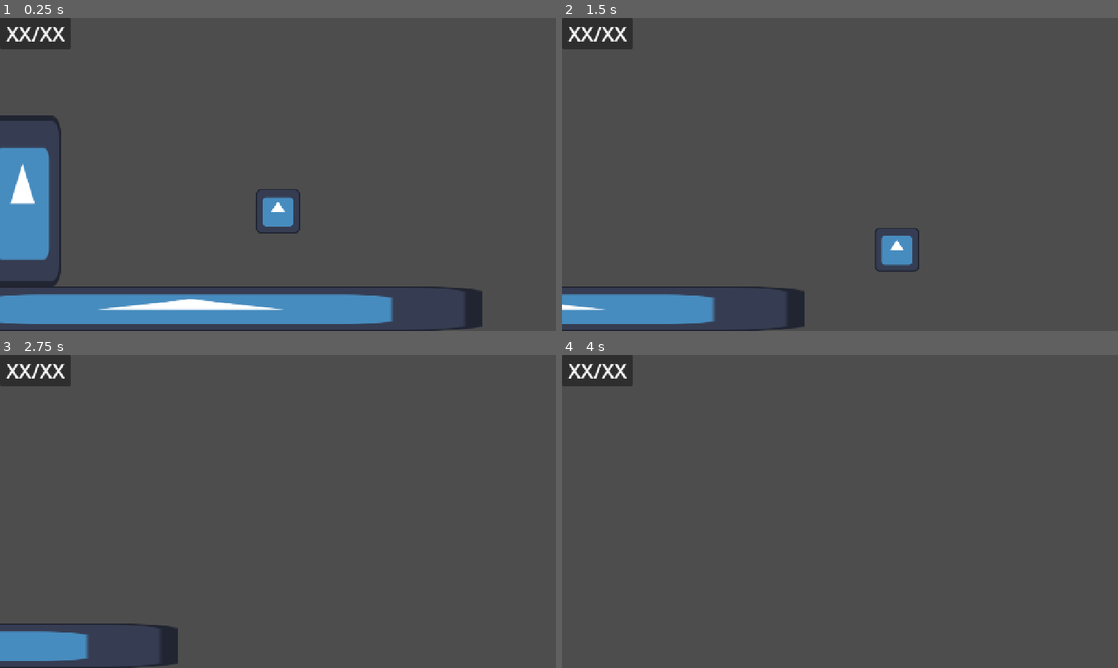
Above: before the commit, frames 1-4 (two rows, left to right).
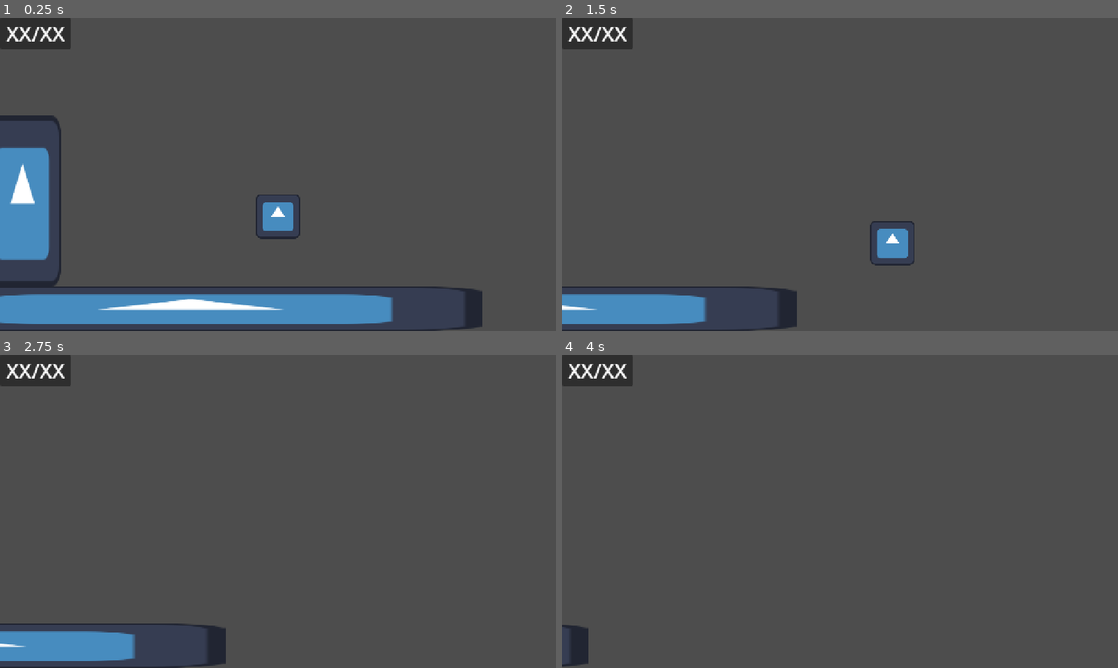
Above: after the commit, the same moments.

Repository: VodkaNaLogica/Desafio-250926
Game: Godot game, scene res://main.tscn
Same seed, same stepped clock (60 frames per second), same inputs: the game is played once before the commit and once after it. The engine's default icon, where the game draws it, is replaced by a stand-in: a white triangle on a blue panel in a dark square.
Inputs:
- Up to frame 1 (0.25 s): no input
- Up to frame 2 (1.5 s): hold Shift (ui_shift, bound only after the commit) 0.53-1.28 s; hold Right (ui_right) from 0.53 s (still down); tap Up (ui_up) at 0.77 s; tap Shift (ui_shift, bound only after the commit) at 1.35 s
- Up to frame 3 (2.75 s): tap Up (ui_up) at 1.52 s; release Right (ui_right) at 2.03 s; hold Left (ui_left) from 2.03 s (still down); hold Shift (ui_shift, bound only after the commit) from 2.03 s (still down)
- Up to frame 4 (4 s): release Left (ui_left) at 2.78 s; release Shift (ui_shift, bound only after the commit) at 2.78 s; hold Right (ui_right) from 2.78 s (still down); tap Shift (ui_shift, bound only after the commit) at 2.85 s; tap Up (ui_up) at 3.02, 3.77 s; hold Shift (ui_shift, bound only after the commit) from 3.53 s (still down)

The runs differ from the first frame. In frame 1, 0.4% of the frame differs, in the area x 46-54%, y 54-71%; in frame 2, 1.2%; in frame 3, 1.9%, in the area x 0-41%, y 85-100%; in frame 4, 0.5%.

Commit message:
versão estavel-1 dos primeiros testes

Diff:
--- a/LEIA-ME.gd
+++ /dev/null
@@ -1,6 +0,0 @@
-Preciso definir sobre o que vai ser o jogo estou mais inclinado a escolher plataforma mas
-variar no estilo de jogo como um *visto de cima*, sem ser copia de mario ta bom.
-
-1. não ser tão simples
-2. ter pelo menos fases ou um bom numero de telas/ mapa grandinho
-3.
--- a/Player/playerMovement.gd
+++ b/Player/player.gd
@@ -1,30 +1,32 @@
 extends CharacterBody2D
 
-const SPEED = 900.0
-const JUMP_FORCE = -400.0
+const JUMP_FORCE = -600.0
+
+@onready var hud: Control = $"../CanvasLayer/HUD"
 
 var contador: int = 0
 
-@onready var hud = $"../CanvasLayer/HUD"
-
 func _physics_process(delta: float) -> void:
 	if not is_on_floor():
-		velocity += get_gravity() * delta
+		velocity += get_gravity() * delta * 1.5
 
 	if Input.is_action_just_pressed("ui_up") and is_on_floor():
 		velocity.y = JUMP_FORCE
 
 	var direction := Input.get_axis("ui_left", "ui_right")
+	var running = Input.is_action_pressed("ui_shift")
+	var BASE_SPEED = 950.0 if running else 680.0
+
 	if direction:
-		velocity.x = direction * SPEED
+		velocity.x = direction * BASE_SPEED
 	else:
-		velocity.x = move_toward(velocity.x, 0, SPEED)
+		velocity.x = move_toward(velocity.x, 0, BASE_SPEED)
 
 	move_and_slide()
 
 func _on_area_2d_body_entered(body: Node2D) -> void:
 	if body == self:
-		var limite = 2
+		var limite: int = 2
 		if contador > limite-1:
 			if contador == limite:
 				global_scale = 1.5 * global_scale
--- a/Player/player.tscn
+++ b/Player/player.tscn
@@ -1,6 +1,6 @@
 [gd_scene format=3 uid="uid://bf2yqehpf4hpx"]
 
-[ext_resource type="Script" uid="uid://px5xojn6pvgk" path="res://Player/playerMovement.gd" id="1_4ntmi"]
+[ext_resource type="Script" uid="uid://px5xojn6pvgk" path="res://Player/player.gd" id="1_4ntmi"]
 [ext_resource type="Texture2D" uid="uid://cvq8t6gfns3r7" path="res://icon.svg" id="1_l8h54"]
 
 [sub_resource type="RectangleShape2D" id="RectangleShape2D_0vtqy"]
--- a/main.tscn
+++ b/main.tscn
@@ -6,10 +6,10 @@
 [ext_resource type="PackedScene" uid="uid://0l56jt3gsr0v" path="res://hud.tscn" id="4_1bvp3"]
 
 [sub_resource type="RectangleShape2D" id="RectangleShape2D_h2yge"]
-size = Vector2(228, 497.5)
+size = Vector2(29, 497.5)
 
 [sub_resource type="RectangleShape2D" id="RectangleShape2D_0xm2m"]
-size = Vector2(1683.5, 129)
+size = Vector2(1683.5, 128)
 
 [node name="Node2D" type="Node2D" unique_id=379288749]
 
@@ -26,7 +26,7 @@
 [node name="Area2D" type="Area2D" parent="StaticBody2D" unique_id=1228336360]
 
 [node name="CollisionShape2D2" type="CollisionShape2D" parent="StaticBody2D/Area2D" unique_id=1556353345]
-position = Vector2(294, 398)
+position = Vector2(293.5, 398)
 shape = SubResource("RectangleShape2D_h2yge")
 
 [node name="Sprite2D" type="Sprite2D" parent="StaticBody2D/Area2D" unique_id=1351603212]
@@ -36,7 +36,7 @@
 texture = ExtResource("1_0xm2m")
 
 [node name="CollisionShape2D" type="CollisionShape2D" parent="StaticBody2D" unique_id=1312711389]
-position = Vector2(777.75, 706.5)
+position = Vector2(777.75, 707)
 shape = SubResource("RectangleShape2D_0xm2m")
 
 [node name="Sprite2D" type="Sprite2D" parent="StaticBody2D" unique_id=936082160]
--- a/project.godot
+++ b/project.godot
@@ -22,6 +22,14 @@
 window/stretch/mode="canvas_items"
 window/stretch/aspect="expand"
 
+[input]
+
+ui_shift={
+"deadzone": 0.2,
+"events": [Object(InputEventKey,"resource_local_to_scene":false,"resource_name":"","device":-1,"window_id":0,"alt_pressed":false,"shift_pressed":false,"ctrl_pressed":false,"meta_pressed":false,"pressed":false,"keycode":0,"physical_keycode":4194325,"key_label":0,"unicode":0,"location":0,"echo":false,"script":null)
+]
+}
+
 [physics]
 
 3d/physics_engine="Jolt Physics"
Not shown, removed: LEIA-ME.gd.uid
Renamed: Player/playerMovement.gd.uid -> Player/player.gd.uid
